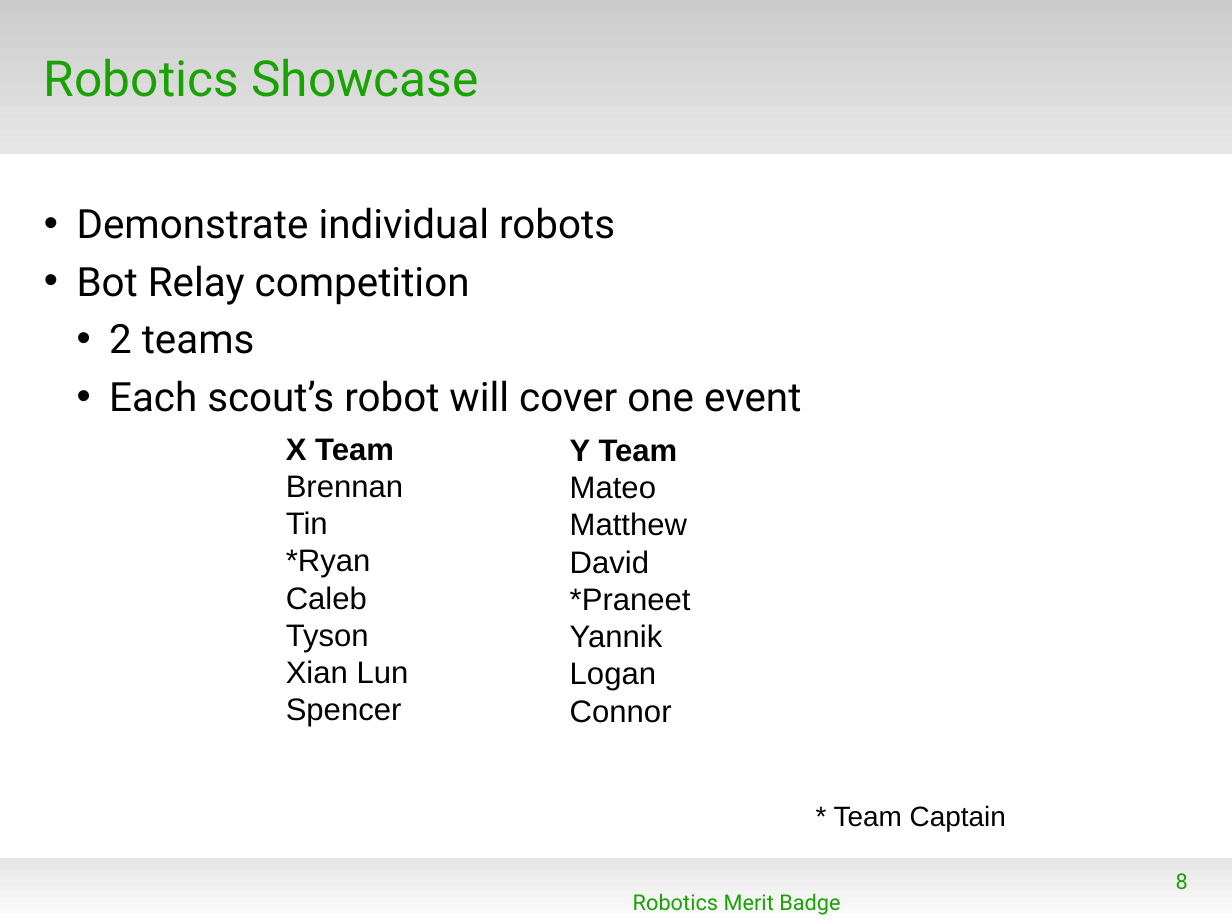
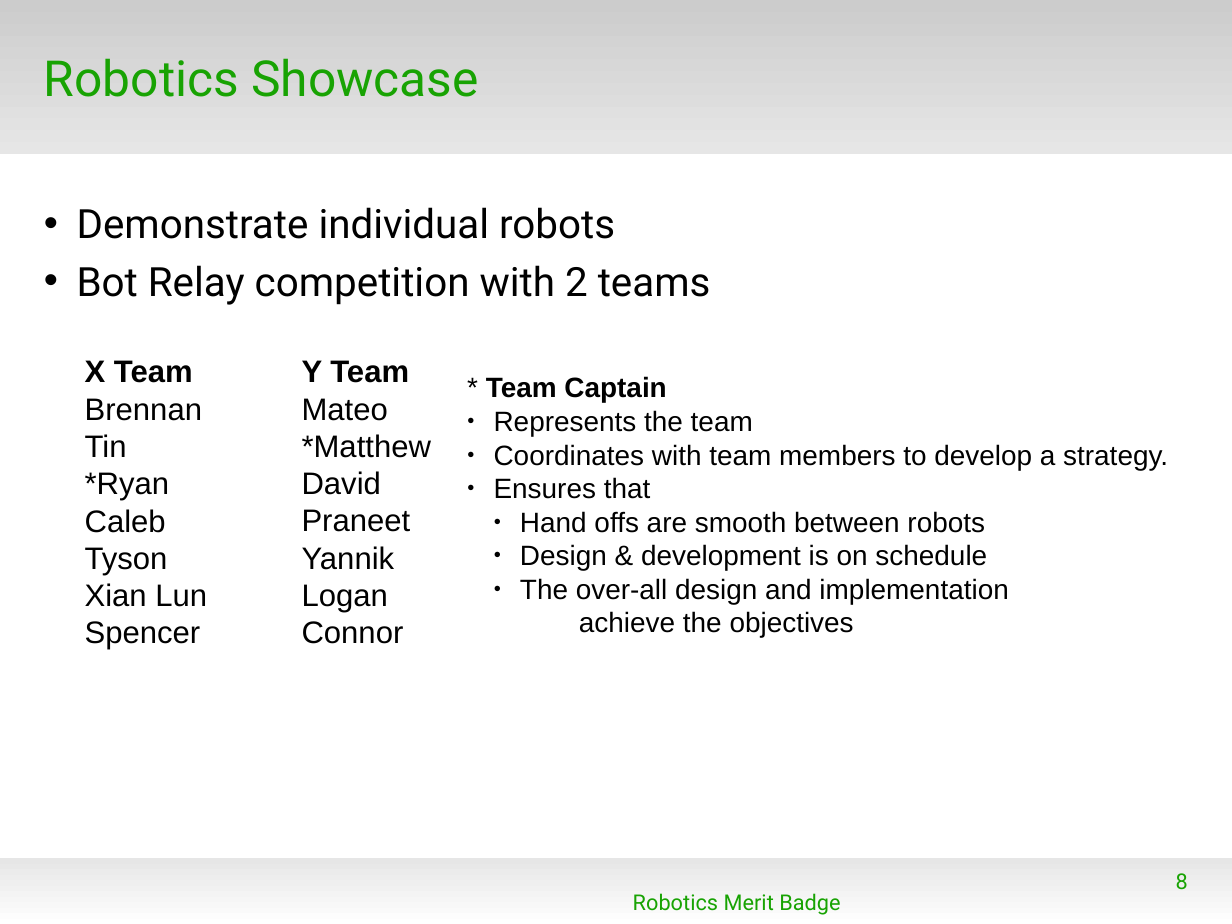
Before and after one commit to mcli/RoboticsMB, a slide deck: slide 8 of doc/RMB_Session3.odp. Drawn at 1232x924 pixels with LibreOffice and Linux fonts; fonts in the diff are those of the drawing; background and template pictures are left out. Boxes give left, top, right and bottom in pixels: in the first picture for what was removed or moved away, otherwise in the second. Text is boxed around its words. In the diff, an @@ line names an element or a change of style, - is before the commit and + after.

```diff
--- a/doc/RMB_Session3.odp
+++ b/doc/RMB_Session3.odp
@@ text at (77, 265, 711, 305): text changed @@
-• Bot Relay competition
-  • 2 teams
-  • Each scout’s robot will cover one event
+• Bot Relay competition with 2 teams
@@ text "X Team": place and size @@
-text "X Team" at (286, 438, 409, 727)
+text "X Team" at (85, 360, 207, 650)
@@ text "Y Team": place and size @@
-text "Y Team" at (570, 439, 691, 723)
+text "Y Team" at (302, 360, 431, 644)
@@ text added at (486, 376, 1168, 637), 18 pt, text #000000 @@
+* Team Captain
+● Represents the team
+● Coordinates with team members to develop a strategy.
+● Ensures that
+  ● Hand offs are smooth between robots
+  ● Design & development is on schedule
+  ● The over-all design and implementation
+achieve the objectives
@@ text at (302, 434, 431, 458): text changed @@
-Matthew
+*Matthew
@@ text at (302, 509, 411, 532): text changed @@
-*Praneet
+Praneet
@@ text removed at (834, 805, 1006, 832) @@
-* Team Captain
```
Also in this commit, not shown: 8 other slides changed, 1 slide added.
